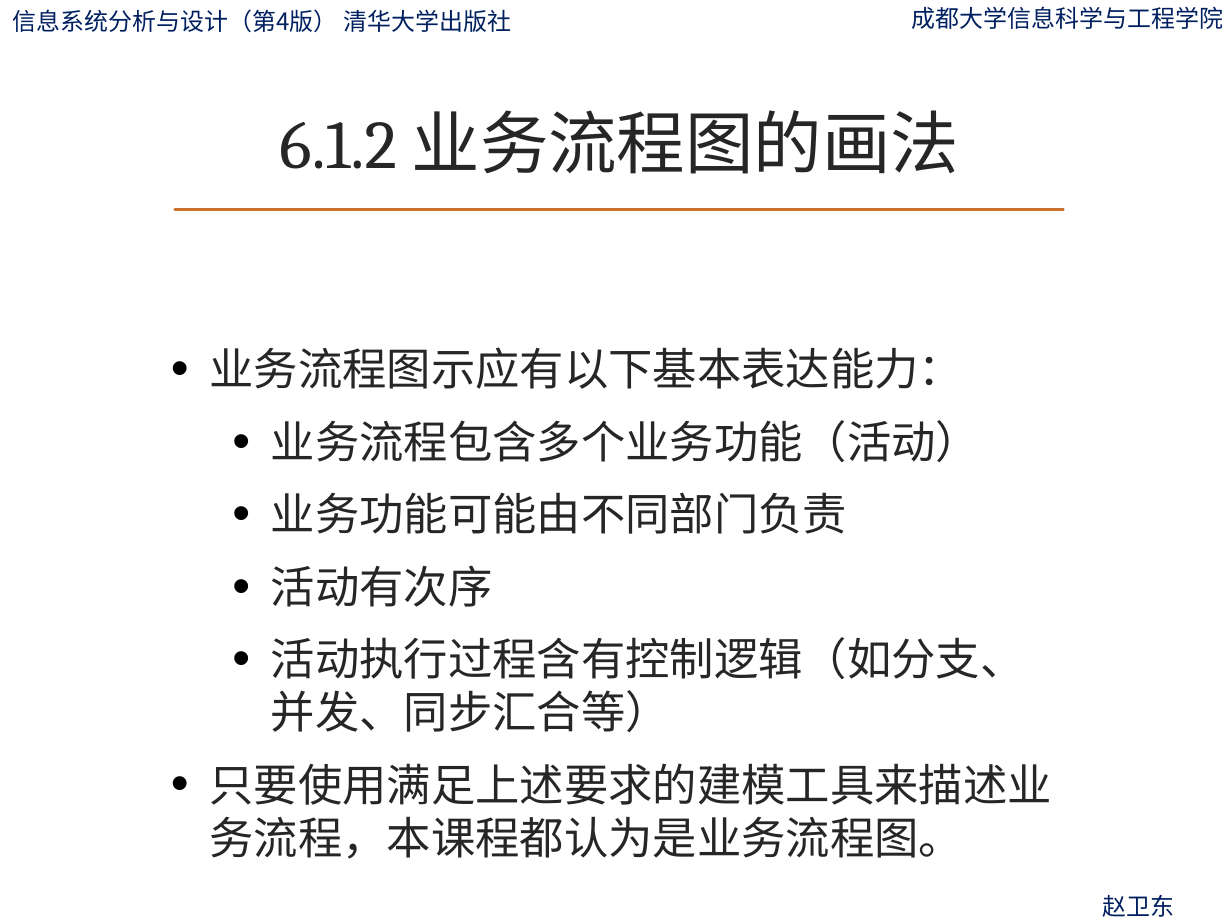
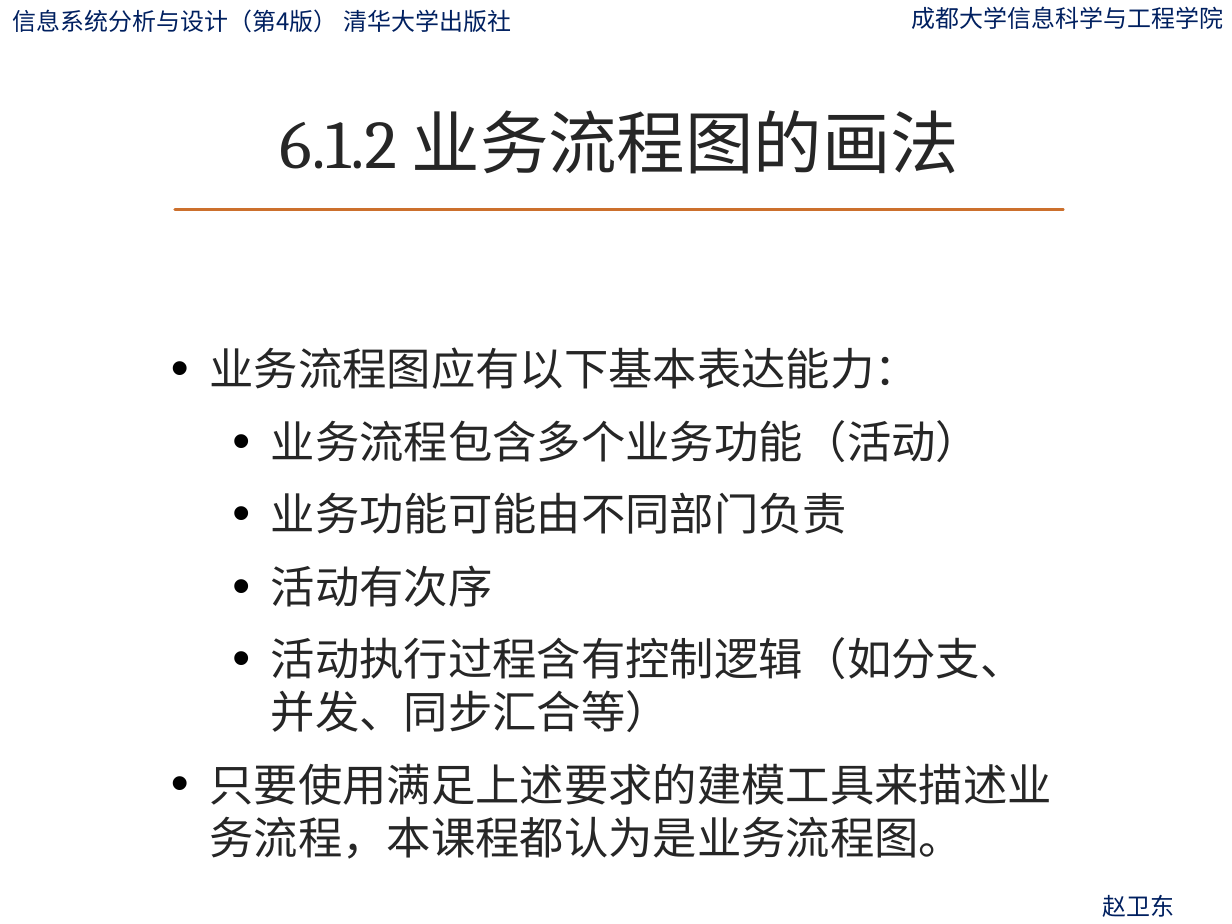
Before and after one commit to zwdcdu/is_analysis, a slide deck: slide 6 of ppt/第6章-流程建模.pptx. Drawn at 1232x924 pixels with LibreOffice and Linux fonts; fonts in the diff are those of the drawing; background and template pictures are left out. Boxes give left, top, right and bottom in pixels: in the first picture for what was removed or moved away, otherwise in the second. Text is boxed around its words. In the diff, an @@ line names an element or a change of style, - is before the commit and + after.

```diff
--- a/ppt/第6章-流程建模.pptx
+++ b/ppt/第6章-流程建模.pptx
@@ text at (209, 347, 918, 389): text changed @@
-• 业务流程图示应有以下基本表达能力：
+• 业务流程图应有以下基本表达能力：
```
Also in this commit, not shown: 1 other slide changed, 2 other files.
